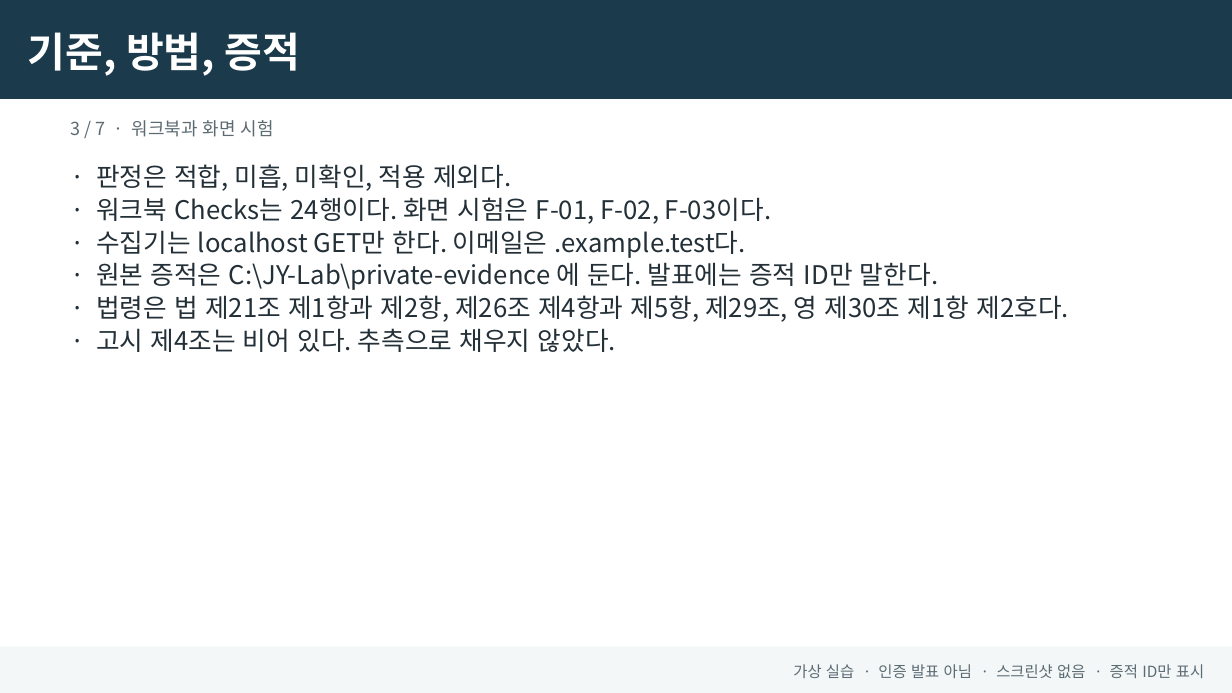
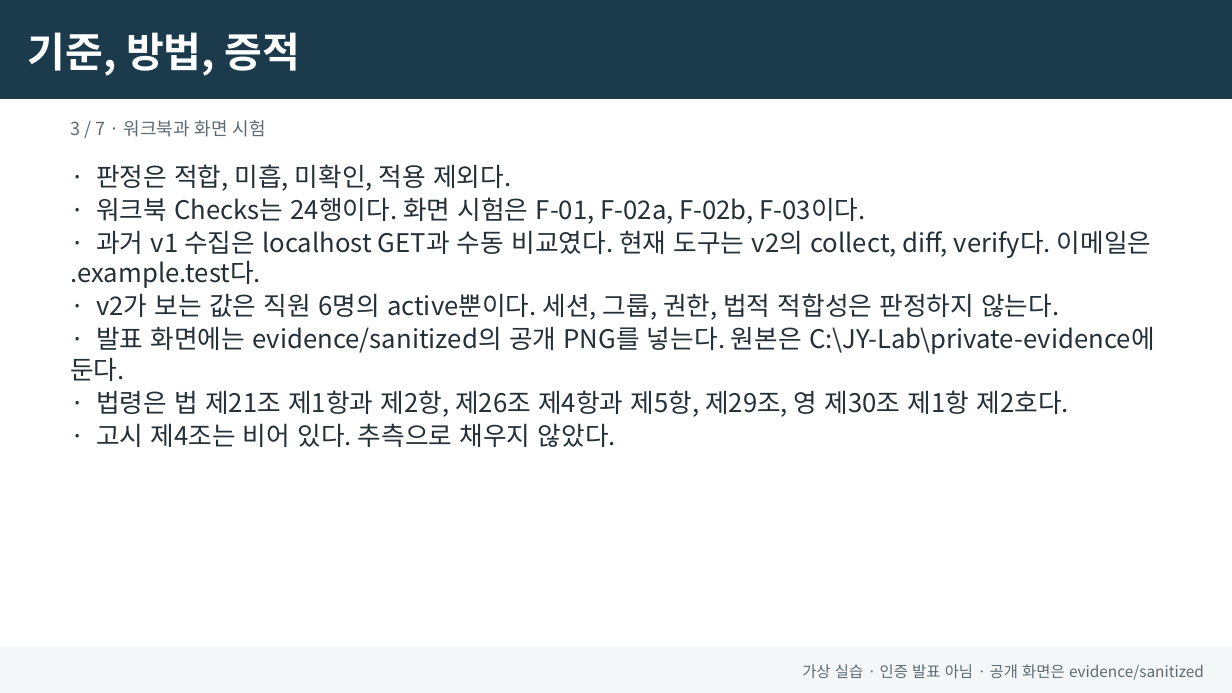
Before and after one commit to jxxnk/JY-Group-Privacy-Audit, a slide deck: slide 3 of reports/JY-Briefing.pptx. Drawn at 1232x693 pixels with LibreOffice and Linux fonts; fonts in the diff are those of the drawing. Boxes give left, top, right and bottom in pixels: in the first picture for what was removed or moved away, otherwise in the second. Text is boxed around its words. In the diff, an @@ line names an element or a change of style, - is before the commit and + after.

Commit message:
보고서 산출물과 제출 목록을 갱신한다

```diff
--- a/reports/JY-Briefing.pptx
+++ b/reports/JY-Briefing.pptx
@@ text "3 / 7 · 워크북과 ..." rewrapped from (70,120,274,137) to (70,120,266,137) @@
@@ text at (70,197,1155,381): text changed @@
-· 워크북 Checks는 24행이다. 화면 시험은 F-01, F-02, F-03이다.
-· 수집기는 localhost GET만 한다. 이메일은 .example.test다.
-· 원본 증적은 C:\JY-Lab\private-evidence 에 둔다. 발표에는 증적 ID만 말한다.
+· 워크북 Checks는 24행이다. 화면 시험은 F-01, F-02a, F-02b, F-03이다.
+· 과거 v1 수집은 localhost GET과 수동 비교였다. 현재 도구는 v2의 collect, diff, verify다. 이메일은 .example.test다.
+· v2가 보는 값은 직원 6명의 active뿐이다. 세션, 그룹, 권한, 법적 적합성은 판정하지 않는다.
+· 발표 화면에는 evidence/sanitized의 공개 PNG를 넣는다. 원본은 C:\JY-Lab\private-evidence에 둔다.
@@ text in rectangle at (802,664,1204,680): text changed @@
-가상 실습 · 인증 발표 아님 · 스크린샷 없음 · 증적 ID만 표시
+가상 실습 · 인증 발표 아님 · 공개 화면은 evidence/sanitized
```
Also in this commit, not shown: 6 other slides changed, 12 other files.
